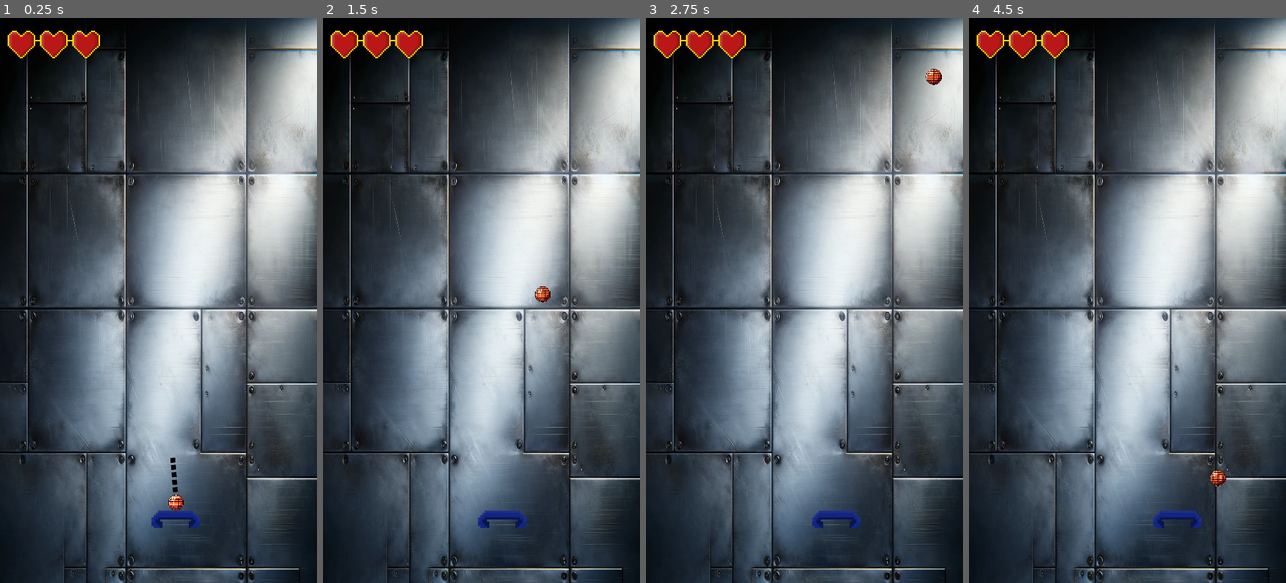
Above: before the commit, frames 1-4 (left to right).
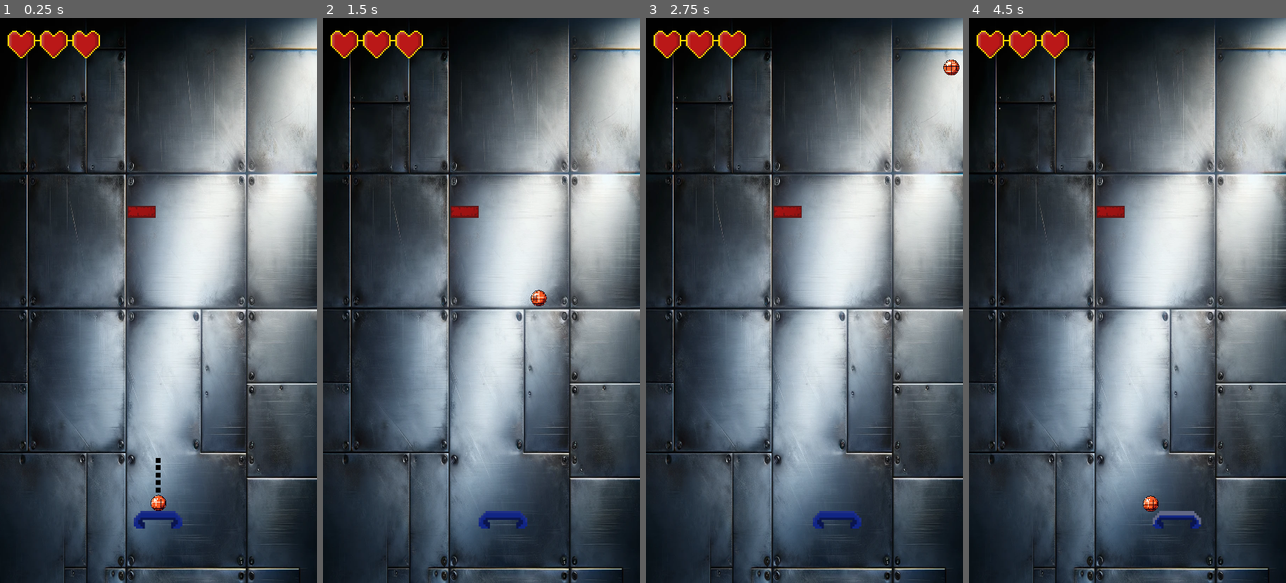
Above: after the commit, the same moments.

Repository: madzyzz/BrickBouncer
Game: Godot game, scene res://Scenes/level_1_scene.tscn
Same seed, same stepped clock (60 frames per second), same inputs: the game is played once before the commit and once after it.
Inputs (mouse positions are in pixels of both pictures, inside the frame that each line leads up to):
- Up to frame 1 (0.25 s): no input
- Up to frame 2 (1.5 s): tap Enter at 0.5 s; move the mouse to (551, 272) at 0.52 s; click (551, 272) at 0.67 s; move the mouse to (418, 328) at 1.27 s; click (418, 328) at 1.42 s
- Up to frame 3 (2.75 s): move the mouse to (836, 176) at 2.02 s; click (836, 176) at 2.17 s
- Up to frame 4 (4.5 s): move the mouse to (1111, 413) at 2.77 s; click (1111, 413) at 2.92 s; move the mouse to (1222, 385) at 3.52 s; click (1222, 385) at 3.67 s; move the mouse to (1032, 215) at 4.27 s; click (1032, 215) at 4.42 s

The runs differ from the first frame. In frame 1, 1.0% of the frame differs, in the area x 40-64%, y 33-91%; in frame 2, 0.4%; in frame 3, 0.5%; in frame 4, 0.6%.

Commit message:
Bricks and health system in place
Health system with deatb__border code

Pop_up_screen with restart and level_menu buttons

Bricks that can be adjusted and can be destroyed

Diff:
--- /dev/null
+++ b/Scenes/brick.gd
@@ -0,0 +1,41 @@
+extends StaticBody2D
+
+# Current brick level (4 = strongest, 1 = weakest)
+var brick_level: int = 4
+
+@export var start_brick: int = 4
+
+# Preloaded textures for each brick level
+@export var brick_4_texture: Texture2D
+@export var brick_3_texture: Texture2D
+@export var brick_2_texture: Texture2D
+@export var brick_1_texture: Texture2D
+
+func _ready() -> void:
+	brick_level = start_brick
+	update_texture()
+
+	$Sprite2D.scale = Vector2(0.5, 0.5)
+
+func update_texture() -> void:
+	# Update the sprite's texture based on the current brick level
+	match brick_level:
+		4:
+			$Sprite2D.texture = brick_4_texture
+		3:
+			$Sprite2D.texture = brick_3_texture
+		2:
+			$Sprite2D.texture = brick_2_texture
+		1:
+			$Sprite2D.texture = brick_1_texture
+
+func on_ball_collision():
+	# Decrease the brick level when hit by the ball
+	brick_level -= 1
+
+	if brick_level > 0:
+		# Update the texture for the new brick level
+		update_texture()
+	else:
+		# Destroy the brick when its level reaches 0
+		queue_free()
--- a/Scenes/level_1_scene.tscn
+++ b/Scenes/level_1_scene.tscn
@@ -8,6 +8,13 @@
 [ext_resource type="Texture2D" uid="uid://403vbatxe4e6" path="res://sprites/Dotted_Line.png" id="5_m5kfk"]
 [ext_resource type="Texture2D" uid="uid://bekqvjnliex70" path="res://prefabs/HeartsSystem_3lifes.atlastex" id="7_5bhq2"]
 [ext_resource type="PackedScene" uid="uid://bdd7y1uep7eae" path="res://prefabs/ball.tscn" id="7_65mlh"]
+[ext_resource type="Script" path="res://Scenes/try_again_button.gd" id="9_qif5v"]
+[ext_resource type="Script" path="res://Scenes/level_menu_button.gd" id="10_nivso"]
+[ext_resource type="Texture2D" uid="uid://dhnx4flhomj4m" path="res://prefabs/Brick(4).atlastex" id="11_2r8p4"]
+[ext_resource type="Script" path="res://Scenes/brick.gd" id="11_ynlql"]
+[ext_resource type="Texture2D" uid="uid://dy3mwx5qxa3om" path="res://prefabs/Brick(3).atlastex" id="12_r0rvn"]
+[ext_resource type="Texture2D" uid="uid://jrodibporqka" path="res://prefabs/Brick(2).atlastex" id="13_7lcnw"]
+[ext_resource type="Texture2D" uid="uid://dli6pibkytdmv" path="res://prefabs/Brick(1).atlastex" id="14_a2g71"]
 
 [sub_resource type="RectangleShape2D" id="RectangleShape2D_hr6h0"]
 size = Vector2(145, 893)
@@ -23,11 +30,34 @@
 }, {
 "duration": 1.0,
 "texture": ExtResource("3_r7y3j")
+}, {
+"duration": 1.0,
+"texture": ExtResource("2_dbkro")
 }],
-"loop": true,
+"loop": false,
 "name": &"Ball_hits_bouncer",
 "speed": 5.0
 }]
+
+[sub_resource type="Gradient" id="Gradient_bfptc"]
+offsets = PackedFloat32Array(0)
+colors = PackedColorArray(0.44, 0.44, 0.44, 0.792157)
+
+[sub_resource type="GradientTexture1D" id="GradientTexture1D_h3jj2"]
+gradient = SubResource("Gradient_bfptc")
+
+[sub_resource type="StyleBoxFlat" id="StyleBoxFlat_6k6ug"]
+bg_color = Color(0.171, 0.57, 0.171, 1)
+
+[sub_resource type="StyleBoxFlat" id="StyleBoxFlat_r1yhf"]
+bg_color = Color(0.66, 0.61248, 0.1848, 1)
+
+[sub_resource type="PhysicsMaterial" id="PhysicsMaterial_q1s4i"]
+friction = 0.0
+bounce = 1.0
+
+[sub_resource type="RectangleShape2D" id="RectangleShape2D_8xt01"]
+size = Vector2(127.273, 52.7274)
 
 [node name="Level_1_scene" type="Node2D"]
 script = ExtResource("1_lthrn")
@@ -68,13 +98,13 @@
 shape = SubResource("RectangleShape2D_hr6h0")
 
 [node name="Bouncer" type="CharacterBody2D" parent="."]
-position = Vector2(395, 1136)
+position = Vector2(369, 1137)
 script = ExtResource("4_1v60k")
 
 [node name="Bouncer_sprite_and_animations" type="AnimatedSprite2D" parent="Bouncer"]
 sprite_frames = SubResource("SpriteFrames_1q3n0")
 animation = &"Ball_hits_bouncer"
-frame_progress = 0.370662
+speed_scale = 3.0
 
 [node name="CollisionPolygon2D" type="CollisionPolygon2D" parent="Bouncer"]
 polygon = PackedVector2Array(-57, -5, -58, 15, -57, 20, 56, 20, 57, 15, 55, -5, 50, -13, 38, -20, 12, -23, -12, -23, -41, -20, -53, -13)
@@ -89,4 +119,72 @@
 texture = ExtResource("7_5bhq2")
 
 [node name="Ball" parent="." instance=ExtResource("7_65mlh")]
-position = Vector2(393, 1132)
+position = Vector2(367, 1133)
+
+[node name="Game_lost_screen" type="TextureRect" parent="."]
+visible = false
+anchors_preset = 8
+anchor_left = 0.5
+anchor_top = 0.5
+anchor_right = 0.5
+anchor_bottom = 0.5
+offset_left = 140.0
+offset_top = 400.0
+offset_right = 606.09
+offset_bottom = 900.0
+grow_horizontal = 2
+grow_vertical = 2
+texture = SubResource("GradientTexture1D_h3jj2")
+
+[node name="Label" type="Label" parent="Game_lost_screen"]
+layout_mode = 0
+offset_left = 54.0
+offset_top = 23.0
+offset_right = 426.0
+offset_bottom = 147.0
+theme_override_colors/font_color = Color(0, 0, 0, 1)
+theme_override_font_sizes/font_size = 90
+text = "You lost!"
+
+[node name="Try_again_button" type="Button" parent="Game_lost_screen"]
+layout_mode = 0
+offset_left = 121.0
+offset_top = 233.0
+offset_right = 351.0
+offset_bottom = 310.0
+theme_override_font_sizes/font_size = 50
+theme_override_styles/normal = SubResource("StyleBoxFlat_6k6ug")
+text = "Try again"
+script = ExtResource("9_qif5v")
+
+[node name="Level_menu_button" type="Button" parent="Game_lost_screen"]
+layout_mode = 0
+offset_left = 149.0
+offset_top = 328.0
+offset_right = 322.175
+offset_bottom = 393.35
+theme_override_font_sizes/font_size = 30
+theme_override_styles/normal = SubResource("StyleBoxFlat_r1yhf")
+text = "Level menu"
+script = ExtResource("10_nivso")
+
+[node name="Bricks_in_level" type="Node2D" parent="."]
+
+[node name="Brick1" type="StaticBody2D" parent="Bricks_in_level" groups=["Bricks"]]
+position = Vector2(322, 439)
+physics_material_override = SubResource("PhysicsMaterial_q1s4i")
+script = ExtResource("11_ynlql")
+start_brick = 3
+brick_4_texture = ExtResource("11_2r8p4")
+brick_3_texture = ExtResource("12_r0rvn")
+brick_2_texture = ExtResource("13_7lcnw")
+brick_1_texture = ExtResource("14_a2g71")
+
+[node name="CollisionShape2D" type="CollisionShape2D" parent="Bricks_in_level/Brick1"]
+scale = Vector2(0.55, 0.55)
+shape = SubResource("RectangleShape2D_8xt01")
+
+[node name="Sprite2D" type="Sprite2D" parent="Bricks_in_level/Brick1"]
+
+[connection signal="pressed" from="Game_lost_screen/Try_again_button" to="Game_lost_screen/Try_again_button" method="_on_pressed"]
+[connection signal="pressed" from="Game_lost_screen/Level_menu_button" to="Game_lost_screen/Level_menu_button" method="_on_pressed"]
--- /dev/null
+++ b/Scenes/level_menu_button.gd
@@ -0,0 +1,5 @@
+extends Button
+
+
+func _on_pressed() -> void:
+	get_tree().change_scene_to_file("res://Scenes/level_menu_scene.tscn")
--- /dev/null
+++ b/Scenes/try_again_button.gd
@@ -0,0 +1,5 @@
+extends Button
+
+
+func _on_pressed() -> void:
+	get_tree().reload_current_scene()
--- a/Scripts/ball.gd
+++ b/Scripts/ball.gd
@@ -49,6 +49,10 @@
 		if collider:
 			if collider.name == "Bouncer":
 				# Handle collision with the bouncer
+				var bouncer_animation = $"../Bouncer/Bouncer_sprite_and_animations"
+				bouncer_animation.frame = 1
+				bouncer_animation.play()
+
 				var collision_point = state.get_contact_collider_position(i)
 				var collider_bouncer_position = collider.global_position
 
@@ -63,3 +67,6 @@
 				var level_setup = $".."
 				if level_setup:
 					level_setup.lose_life()
+
+			elif collider.is_in_group("Bricks"):
+				collider.on_ball_collision()
--- a/Scripts/level_setup.gd
+++ b/Scripts/level_setup.gd
@@ -26,7 +26,7 @@
 
 func reset_ball() -> void:
 	# Reset bouncer position
-	bouncer.global_position = Vector2(400, 600)  # Example position, adjust as needed
+	bouncer.global_position = Vector2(360, 600)
 	bouncer.is_ball_shot = false
 
 	# Reset ball state
@@ -40,7 +40,7 @@
 
 
 func game_over() -> void:
-	print("pull up pop-up screen")
+	$Game_lost_screen.show()
 	ball.queue_free()
 	bouncer.queue_free()
 
--- a/project.godot
+++ b/project.godot
@@ -28,6 +28,10 @@
 
 enabled=PackedStringArray("res://addons/sprite_cutter/plugin.cfg")
 
+[global_group]
+
+Bricks=""
+
 [input_devices]
 
 pointing/emulate_touch_from_mouse=true
--- /dev/null
+++ b/split_sprites_atlas/Basic_brick_split_sprites.tscn
@@ -0,0 +1,36 @@
+[gd_scene load_steps=3 format=3 uid="uid://brv1yc6ob8cky"]
+
+[ext_resource type="Script" path="res://addons/sprite_cutter/AtlasScene.gd" id="1_mfhos"]
+[ext_resource type="Texture2D" uid="uid://oo6hgecw3464" path="res://sprites/Bricks (1).png" id="2_i1cpq"]
+
+[node name="AtlasScene" type="Node"]
+script = ExtResource("1_mfhos")
+destination_path = "res://prefabs"
+
+[node name="Brick(1)" type="Sprite2D" parent="."]
+position = Vector2(189, 204)
+scale = Vector2(0.55, 0.55)
+texture = ExtResource("2_i1cpq")
+region_enabled = true
+region_rect = Rect2(176, 208, 128, 56)
+
+[node name="Brick(2)" type="Sprite2D" parent="."]
+position = Vector2(189, 267)
+scale = Vector2(0.55, 0.55)
+texture = ExtResource("2_i1cpq")
+region_enabled = true
+region_rect = Rect2(16, 208, 128, 56)
+
+[node name="Brick(3)" type="Sprite2D" parent="."]
+position = Vector2(191, 327)
+scale = Vector2(0.55, 0.55)
+texture = ExtResource("2_i1cpq")
+region_enabled = true
+region_rect = Rect2(176, 48, 128, 56)
+
+[node name="Brick(4)" type="Sprite2D" parent="."]
+position = Vector2(191, 394)
+scale = Vector2(0.55, 0.55)
+texture = ExtResource("2_i1cpq")
+region_enabled = true
+region_rect = Rect2(16, 48, 128, 56)
Not shown: 1 places in Scenes/level_1_scene.tscn that only renumber resources
Binary file added: prefabs/Brick(1).atlastex
Binary file added: prefabs/Brick(2).atlastex
Binary file added: prefabs/Brick(3).atlastex
Binary file added: prefabs/Brick(4).atlastex
Binary file added: sprites/Bricks (1).png
Not shown, added: sprites/Bricks (1).png.import
